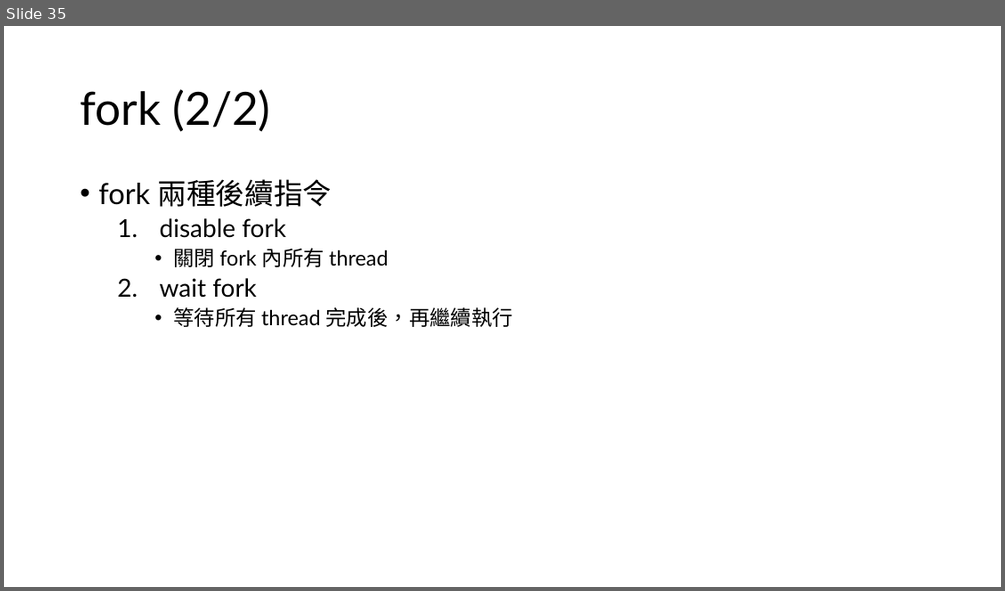
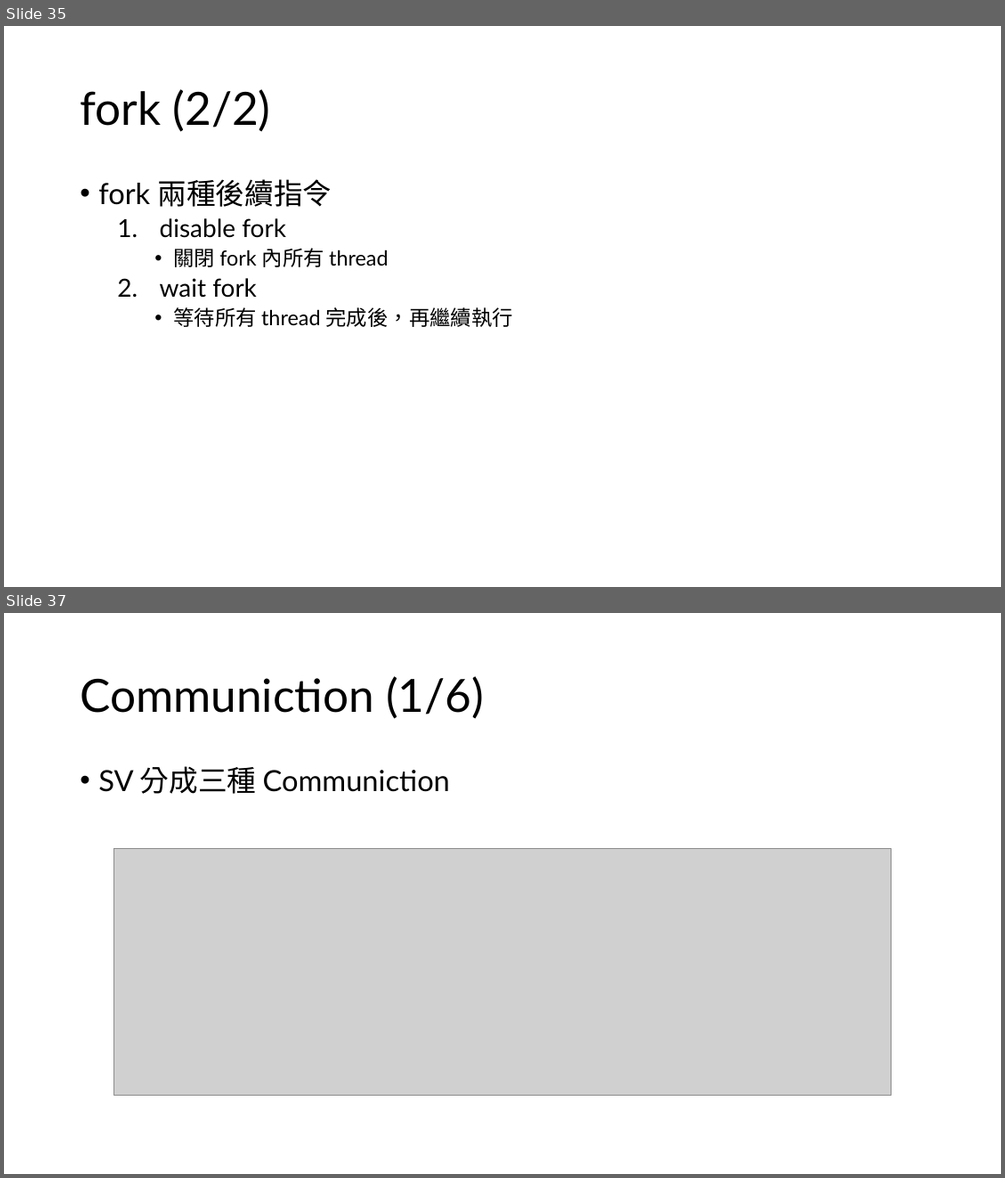
Before and after one commit to s9001055/DV_learning, a slide deck: SystemVerilog_語法學習.pptx. Shown one above the other, each under a label of ours: slide 35 before the commit, slides 35 and 37 after it; the slides between them are not shown. The pictures are 1005x591 and 1005x1178 pixels, drawn with LibreOffice and Linux fonts; fonts in the diff are those of the drawing; grey boxes stand for pictures. Boxes give left, top, right and bottom in pixels: in the first picture for what was removed or moved away, otherwise in the second. Text is boxed around its words. In the diff, an @@ line names an element or a change of style, - is before the commit and + after.

```diff
--- a/SystemVerilog_語法學習.pptx
+++ b/SystemVerilog_語法學習.pptx
@@ slide 37 added at box(4, 613, 1001, 1174), background #FFFFFF @@
@@ title added at box(80, 676, 484, 719), 44 pt, text #000000 @@
+Communiction (1/6)
@@ text added at box(98, 766, 450, 794), 28 pt, text #000000 @@
+• SV 分成三種 Communiction
@@ picture added at box(114, 849, 890, 1095) @@
```
Also in this commit, not shown: 1 slide changed, 6 other slides added, 3 other files.
